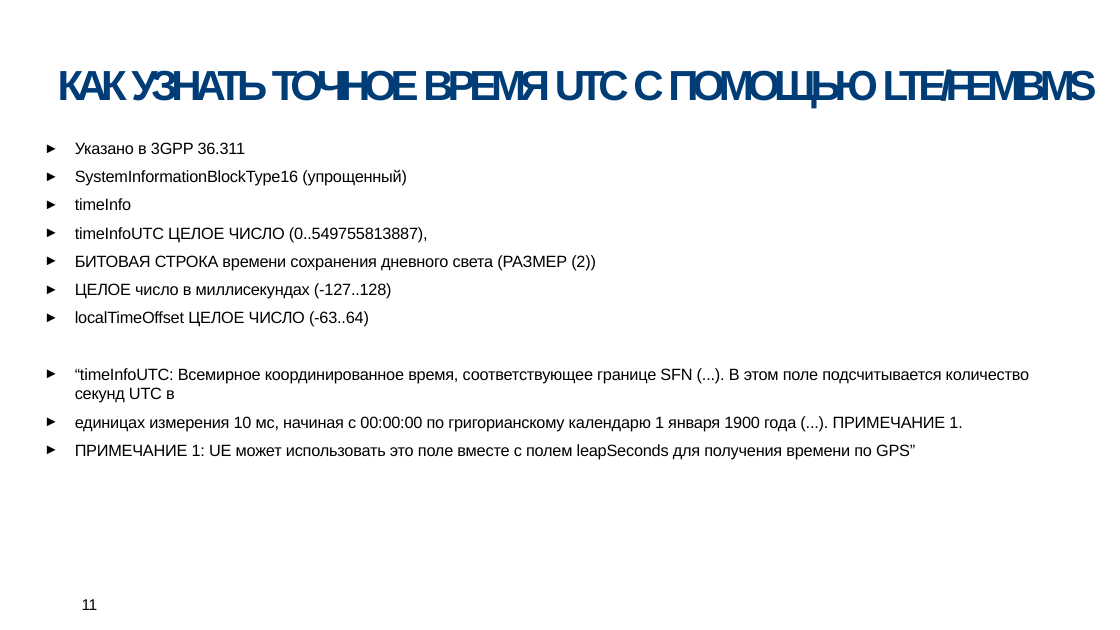
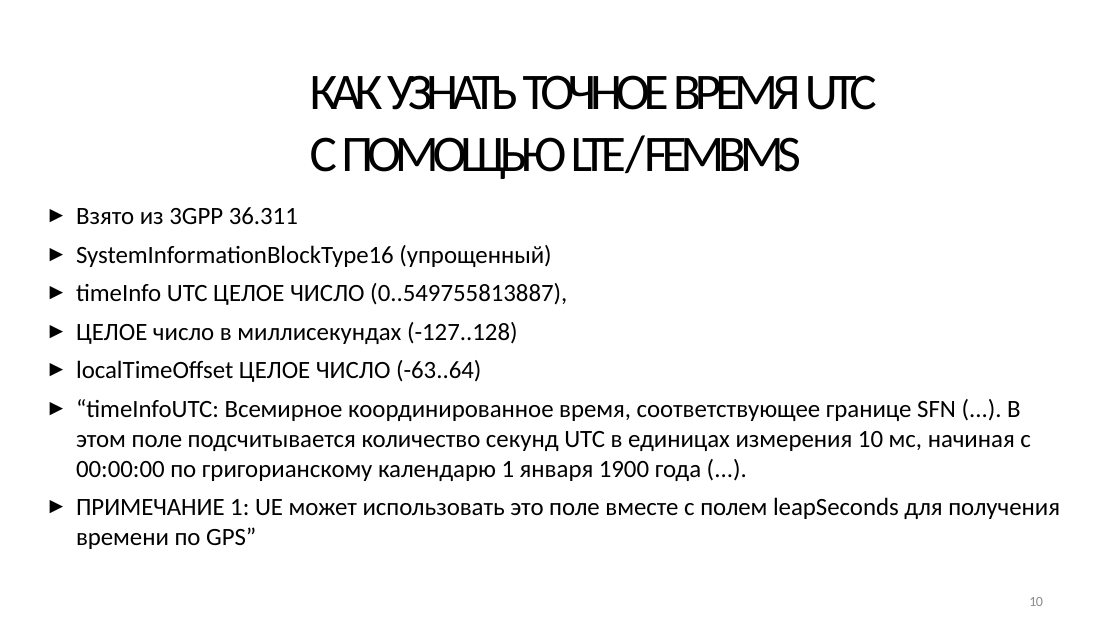
Before and after one commit to SiwaNetwork/QUANTUM, a slide deck: slide 10 of Time-Card/ДОКУМЕНТЫ/МАТЕРИАЛ СТАТЬИ/время 5г тв).pptx (slide 11 before the commit). Drawn at 1120x630 pixels with LibreOffice and Linux fonts; fonts in the diff are those of the drawing; background and template pictures are left out. Boxes give left, top, right and bottom in pixels: in the first picture for what was removed or moved away, otherwise in the second. Text is boxed around its words. In the diff, an @@ line names an element or a change of style, - is before the commit and + after.

```diff
--- a/Time-Card/ДОКУМЕНТЫ/МАТЕРИАЛ СТАТЬИ/время 5г тв).pptx
+++ b/Time-Card/ДОКУМЕНТЫ/МАТЕРИАЛ СТАТЬИ/время 5г тв).pptx
@@ title "КАК УЗНАТЬ ТОЧНОЕ ВРЕМЯ UTC ..." at <box>310,75,877,179</box>: vertical alignment top to middle @@
@@ title at <box>310,75,877,179</box>: text changed; size 27 to 33 pt; font Arial to Calibri; text colour #003D76 to #000000; bold off @@
-КАК УЗНАТЬ ТОЧНОЕ ВРЕМЯ UTC С ПОМОЩЬЮ LTE/FEMBMS
+КАК УЗНАТЬ ТОЧНОЕ ВРЕМЯ UTC
+С ПОМОЩЬЮ LTE / FEMBMS
@@ text "Взято из 3GPP 36.311": place and size @@
-text "Взято из 3GPP 36.311" at <box>75,142,1029,459</box>
+text "Взято из 3GPP 36.311" at <box>76,207,1060,549</box>
@@ text at <box>76,207,298,225</box>: text changed; size 10.5 to 16 pt; font Arial to Calibri @@
-► Указано в 3GPP 36.311
+► Взято из 3GPP 36.311
@@ text at <box>76,245,1060,549</box>: size 10.5 to 16 pt, font Arial to Calibri, letter spacing -0.1 to 0 pt in "SystemInformationBlockType16 (упрощенный)", "ЦЕЛОЕ число в миллисекундах (-127..128)", "localTimeOffset ЦЕЛОЕ ЧИСЛО (-63..64)", "ПРИМЕЧАНИЕ 1: UE может использовать это поле ..." @@
@@ text at <box>76,283,567,305</box>: text changed; size 10.5 to 16 pt; font Arial to Calibri @@
-► timeInfo
-► timeInfoUTC ЦЕЛОЕ ЧИСЛО (0..549755813887),
-► БИТОВАЯ СТРОКА времени сохранения дневного света (РАЗМЕР (2))
+► timeInfo UTC ЦЕЛОЕ ЧИСЛО (0..549755813887),
@@ text at <box>76,399,1030,481</box>: text changed; size 10.5 to 16 pt; font Arial to Calibri @@
-► “timeInfoUTC: Всемирное координированное время, соответствующее границе SFN (...). В этом поле подсчитывается количество секунд UTC в
-► единицах измерения 10 мс, начиная с 00:00:00 по григорианскому календарю 1 января 1900 года (...). ПРИМЕЧАНИЕ 1.
+► “timeInfoUTC: Всемирное координированное время, соответствующее границе SFN (...). В этом поле подсчитывается количество секунд UTC в единицах измерения 10 мс, начиная с 00:00:00 по григорианскому календарю 1 января 1900 года (...).
@@ page number removed at <box>82,599,98,610</box> @@
-11
@@ page number added at <box>1029,597,1043,606</box>, 9 pt, text #8C8C8C @@
+10
```
Also in this commit, not shown: 15 other slides changed, 1 slide added, 17 slides removed, 1 other file.
